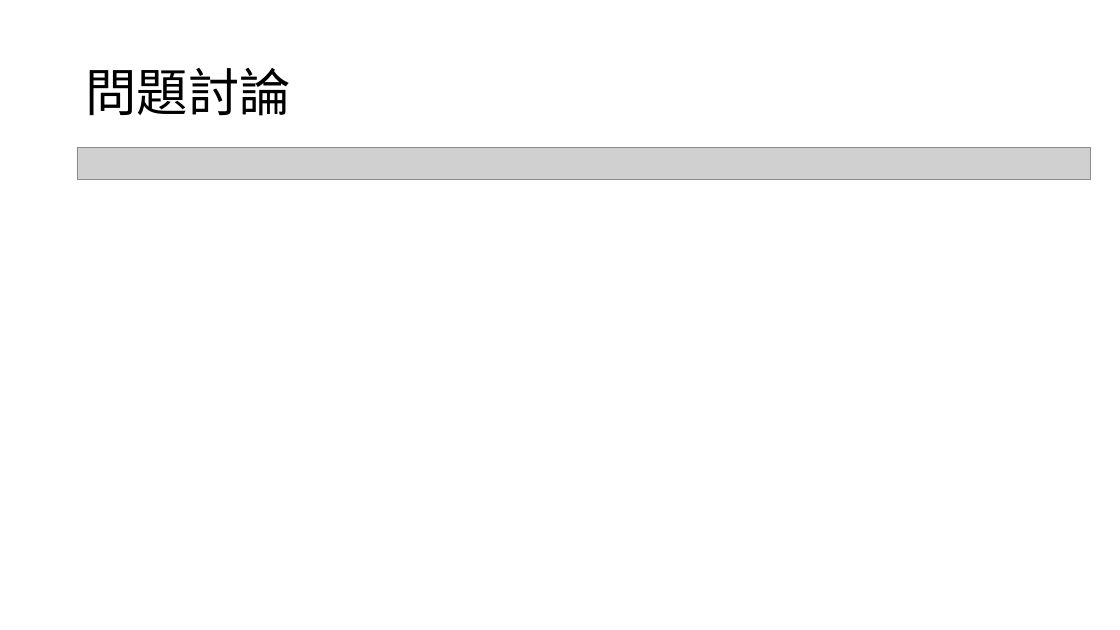
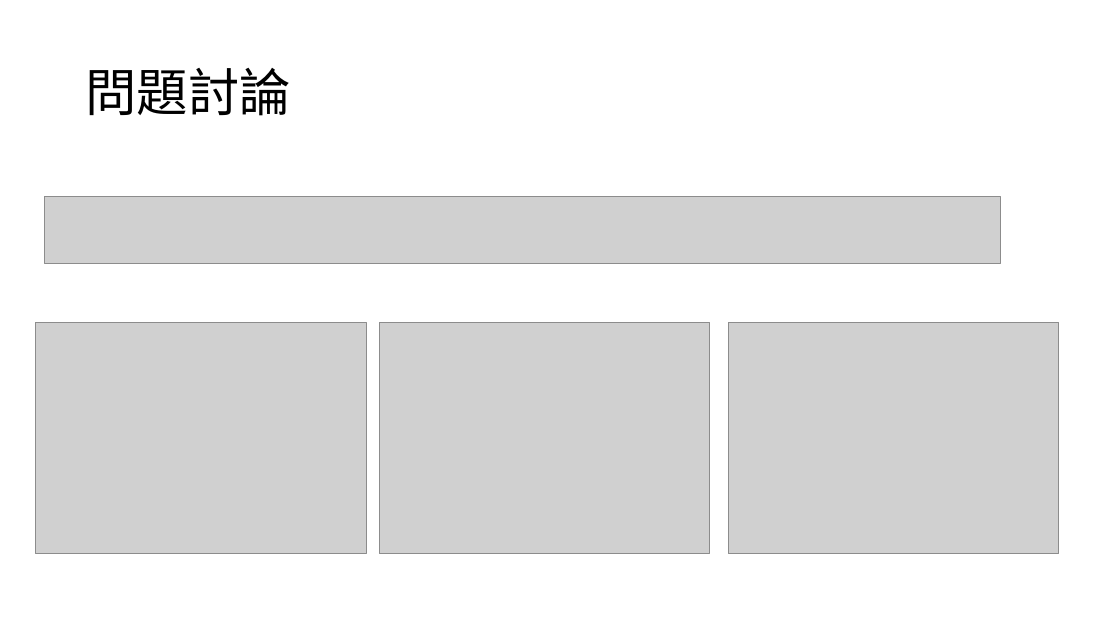
Before and after one commit to yeyi58095/control_lab, a slide deck: slide 19 of 實驗三/presentation/實驗三_第二組_葉彥辰_郭亮佑_蘇昱嘉.pptx (slide 12 before the commit). Drawn at 1120x630 pixels with LibreOffice and Linux fonts; fonts in the diff are those of the drawing; grey boxes stand for pictures. Boxes give left, top, right and bottom in pixels: in the first picture for what was removed or moved away, otherwise in the second. Text is boxed around its words. In the diff, an @@ line names an element or a change of style, - is before the commit and + after.

```diff
--- a/實驗三/presentation/實驗三_第二組_葉彥辰_郭亮佑_蘇昱嘉.pptx
+++ b/實驗三/presentation/實驗三_第二組_葉彥辰_郭亮佑_蘇昱嘉.pptx
@@ picture removed at bbox=[77, 148, 1091, 180] @@
@@ picture added at bbox=[45, 197, 1001, 263] @@
@@ picture added at bbox=[35, 323, 366, 555] @@
@@ picture added at bbox=[379, 323, 710, 555] @@
@@ picture added at bbox=[728, 323, 1060, 555] @@
```
Also in this commit, not shown: 12 other slides changed, 7 slides added.
